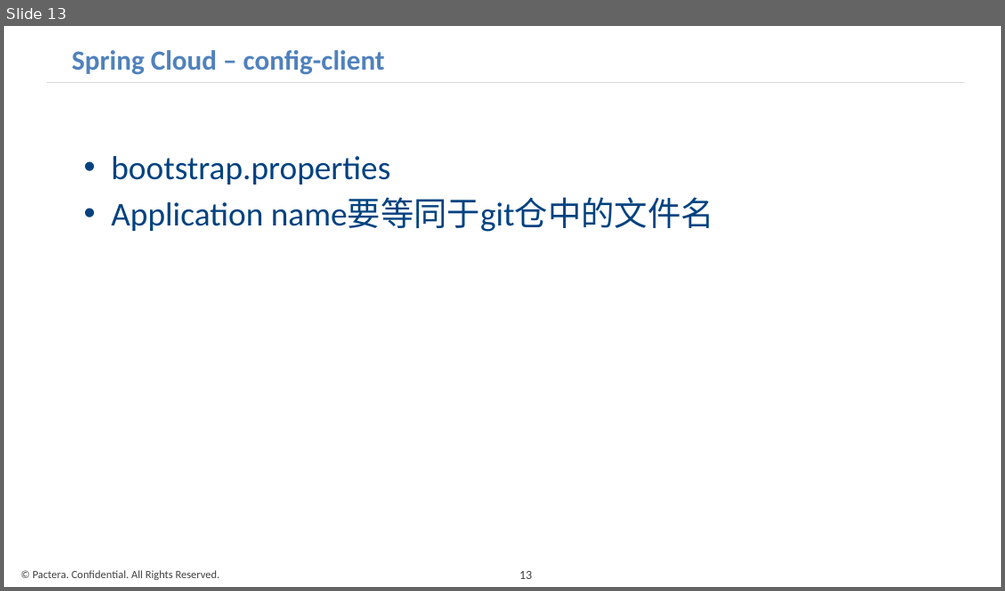
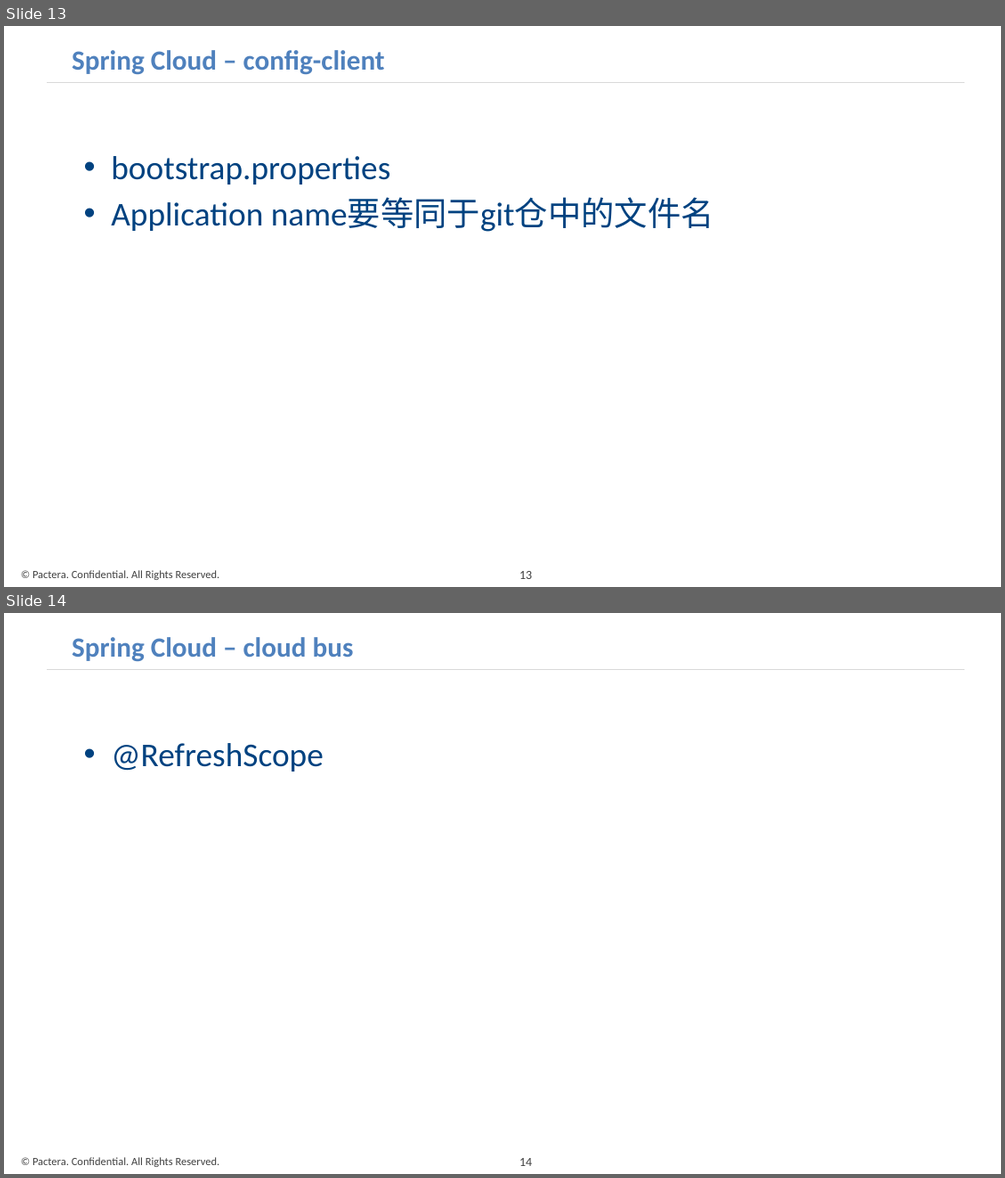
Before and after one commit to xiaolongtang/springcloud, a slide deck: spring cloud.pptx. Shown one above the other, each under a label of ours: slide 13 before the commit, slides 13 and 14 after it. The pictures are 1005x591 and 1005x1178 pixels, drawn with LibreOffice and Linux fonts; fonts in the diff are those of the drawing; background and template pictures are left out. Boxes give left, top, right and bottom in pixels: in the first picture for what was removed or moved away, otherwise in the second. Text is boxed around its words. In the diff, an @@ line names an element or a change of style, - is before the commit and + after.

```diff
--- a/spring cloud.pptx
+++ b/spring cloud.pptx
@@ slide 14 added at (x1=4, y1=613, x2=1001, y2=1174), background #FFFFFF; not listed: 1 template element that a slide beside it also shows @@
@@ title added at (x1=72, y1=637, x2=354, y2=662), 20 pt, text #4F81BD, bold @@
+Spring Cloud – cloud bus
@@ text added at (x1=111, y1=743, x2=324, y2=771), 24 pt, text #004280 @@
+• @RefreshScope
@@ text added at (x1=32, y1=1157, x2=220, y2=1167), 8 pt, text #404040 @@
+© Pactera. Confidential. All Rights Reserved.
@@ page number added at (x1=519, y1=1158, x2=532, y2=1166), 9 pt, text #404040 @@
+14
```
Also in this commit, not shown: 28 other files.
